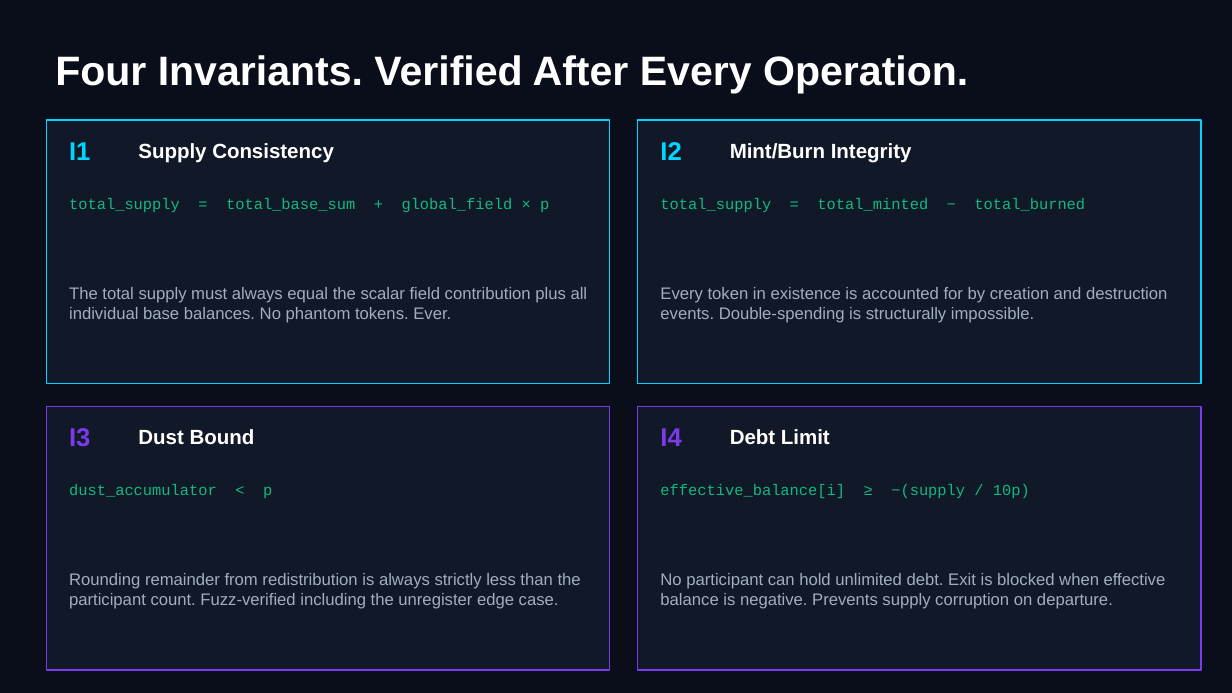
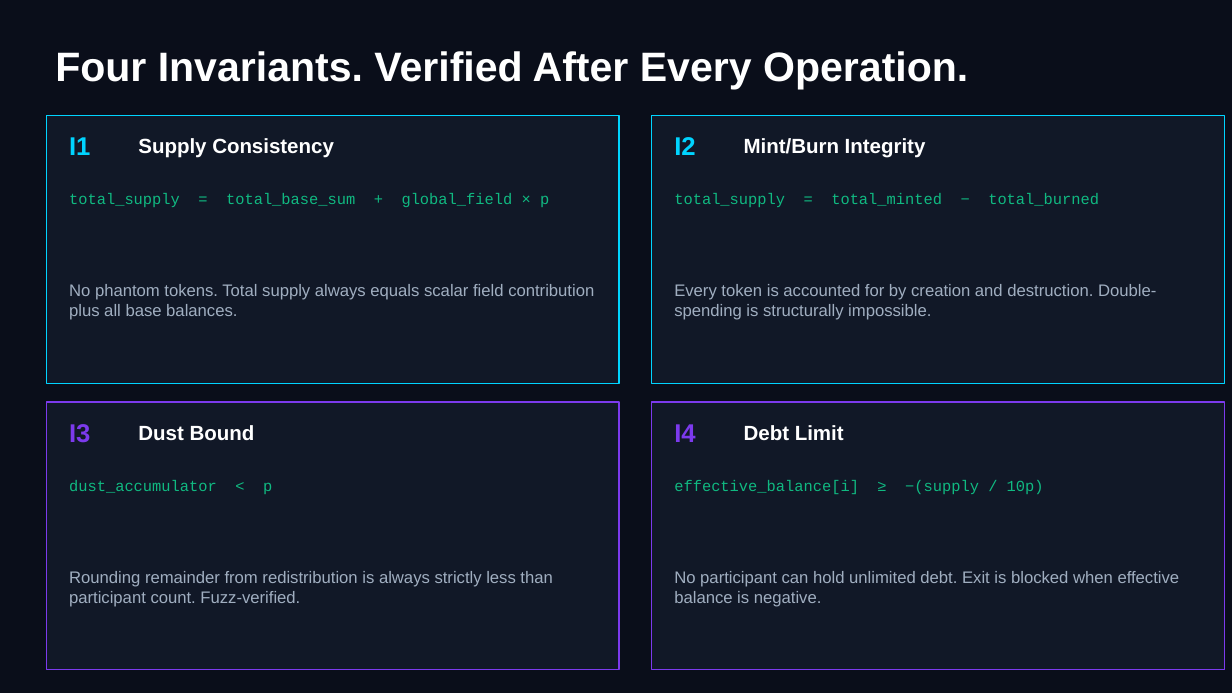
Before and after one commit to RFT-SIRM/Rift-L1-Blockchain, a slide deck: slide 4 of Rift_L1_Pitch.pptx. Drawn at 1232x693 pixels with LibreOffice and Linux fonts; fonts in the diff are those of the drawing. Boxes give left, top, right and bottom in pixels: in the first picture for what was removed or moved away, otherwise in the second. Text is boxed around its words. In the diff, an @@ line names an element or a change of style, - is before the commit and + after.

Commit message:
docs: update pitch deck v2 with verified ops stats

```diff
--- a/Rift_L1_Pitch.pptx
+++ b/Rift_L1_Pitch.pptx
@@ rectangle: place and size @@
-rectangle at <box>46,120,610,384</box>
+rectangle at <box>46,116,619,384</box>
@@ rectangle: place and size @@
-rectangle at <box>638,120,1202,384</box>
+rectangle at <box>652,116,1225,384</box>
@@ 3 texts: place and size @@
-3 texts at <box>55,55,968,447</box>
+3 texts at <box>55,51,968,443</box>
@@ text "Supply Consistency": place and size @@
-text "Supply Consistency" at <box>138,143,334,163</box>
+text "Supply Consistency" at <box>138,138,334,158</box>
@@ text "I2": place and size @@
-text "I2" at <box>660,142,681,160</box>
+text "I2" at <box>674,137,695,155</box>
@@ text "Mint/Burn Integrity": place and size @@
-text "Mint/Burn Integrity" at <box>730,143,912,163</box>
+text "Mint/Burn Integrity" at <box>744,138,926,158</box>
@@ text "total_supply = total_base_sum + global_field ...": place and size @@
-text "total_supply = total_base_sum + global_field ..." at <box>69,198,549,212</box>
+text "total_supply = total_base_sum + global_field ..." at <box>69,193,549,207</box>
@@ text "total_supply = total_minted − total_burned": place and size @@
-text "total_supply = total_minted − total_burned" at <box>660,198,1085,212</box>
+text "total_supply = total_minted − total_burned" at <box>674,193,1099,207</box>
@@ text at <box>69,284,594,320</box>: text changed @@
-The total supply must always equal the scalar field contribution plus all individual base balances. No phantom tokens. Ever.
+No phantom tokens. Total supply always equals scalar field contribution plus all base balances.
@@ text at <box>674,284,1156,320</box>: text changed @@
-Every token in existence is accounted for by creation and destruction events. Double-spending is structurally impossible.
+Every token is accounted for by creation and destruction. Double-spending is structurally impossible.
@@ rectangle: place and size @@
-rectangle at <box>46,407,610,670</box>
+rectangle at <box>46,402,619,670</box>
@@ text "Dust Bound": place and size @@
-text "Dust Bound" at <box>138,429,255,445</box>
+text "Dust Bound" at <box>138,425,255,441</box>
@@ rectangle: place and size @@
-rectangle at <box>638,407,1202,670</box>
+rectangle at <box>652,402,1225,670</box>
@@ text "I4": place and size @@
-text "I4" at <box>660,428,681,446</box>
+text "I4" at <box>674,424,695,442</box>
@@ text "Debt Limit": place and size @@
-text "Debt Limit" at <box>730,429,830,445</box>
+text "Debt Limit" at <box>744,425,844,441</box>
@@ text "dust_accumulator < p": place and size @@
-text "dust_accumulator < p" at <box>69,484,272,498</box>
+text "dust_accumulator < p" at <box>69,480,272,494</box>
@@ text "effective_balance[i] ≥ −(supply / 10p)": place and size @@
-text "effective_balance[i] ≥ −(supply / 10p)" at <box>660,484,1030,498</box>
+text "effective_balance[i] ≥ −(supply / 10p)" at <box>674,480,1044,494</box>
@@ text at <box>69,571,552,607</box>: text changed @@
-Rounding remainder from redistribution is always strictly less than the participant count. Fuzz-verified including the unregister edge case.
+Rounding remainder from redistribution is always strictly less than participant count. Fuzz-verified.
@@ text at <box>674,571,1180,607</box>: text changed @@
-No participant can hold unlimited debt. Exit is blocked when effective balance is negative. Prevents supply corruption on departure.
+No participant can hold unlimited debt. Exit is blocked when effective balance is negative.
```
Also in this commit, not shown: 7 other slides changed, 1 slide added, 1 slide removed.
